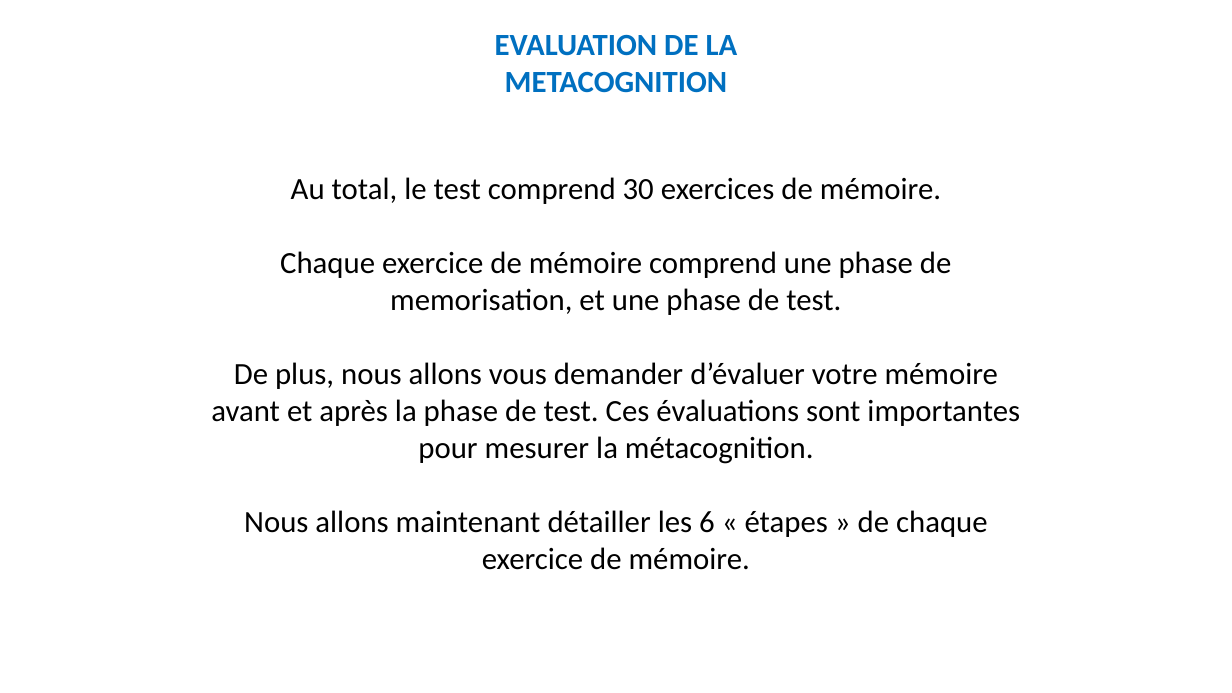
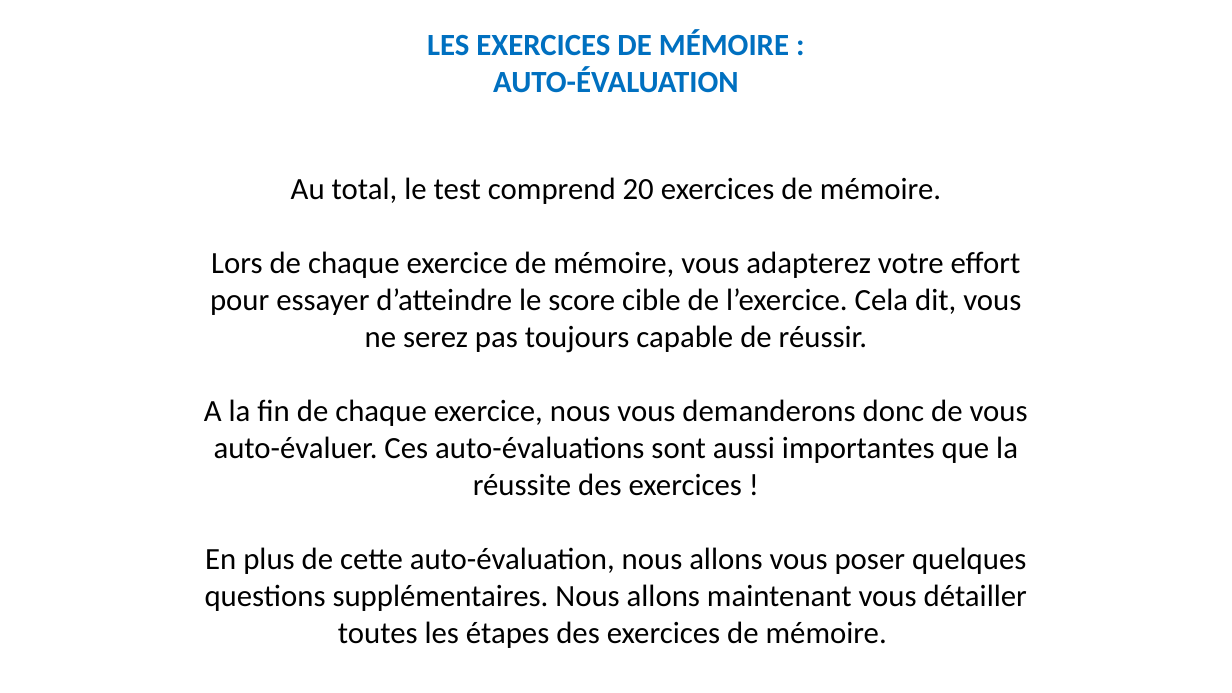
Before and after one commit to MBB-team/Online_Testing, a slide deck: slide 6 of src/SE_ELAN/Stimuli/Instructions.pptx (slide 7 before the commit). Drawn at 1232x693 pixels with LibreOffice and Linux fonts; fonts in the diff are those of the drawing. Boxes give left, top, right and bottom in pixels: in the first picture for what was removed or moved away, otherwise in the second. Text is boxed around its words. In the diff, an @@ line names an element or a change of style, - is before the commit and + after.

```diff
--- a/src/SE_ELAN/Stimuli/Instructions.pptx
+++ b/src/SE_ELAN/Stimuli/Instructions.pptx
@@ text at box(427, 29, 789, 93): text changed @@
-EVALUATION DE LA METACOGNITION
+LES EXERCICES DE MÉMOIRE :
+AUTO-ÉVALUATION
@@ text at box(204, 177, 1028, 648): text changed @@
-Au total, le test comprend 30 exercices de mémoire.
-Chaque exercice de mémoire comprend une phase de memorisation, et une phase de test.
-De plus, nous allons vous demander d’évaluer votre mémoire avant et après la phase de test. Ces évaluations sont importantes pour mesurer la métacognition.
-Nous allons maintenant détailler les 6 « étapes » de chaque exercice de mémoire.
+Au total, le test comprend 20 exercices de mémoire.
+Lors de chaque exercice de mémoire, vous adapterez votre effort pour essayer d’atteindre le score cible de l’exercice. Cela dit, vous ne serez pas toujours capable de réussir.
+A la fin de chaque exercice, nous vous demanderons donc de vous auto-évaluer. Ces auto-évaluations sont aussi importantes que la réussite des exercices !
+En plus de cette auto-évaluation, nous allons vous poser quelques questions supplémentaires. Nous allons maintenant vous détailler toutes les étapes des exercices de mémoire.
```
Also in this commit, not shown: 7 other slides changed, 1 slide removed.
